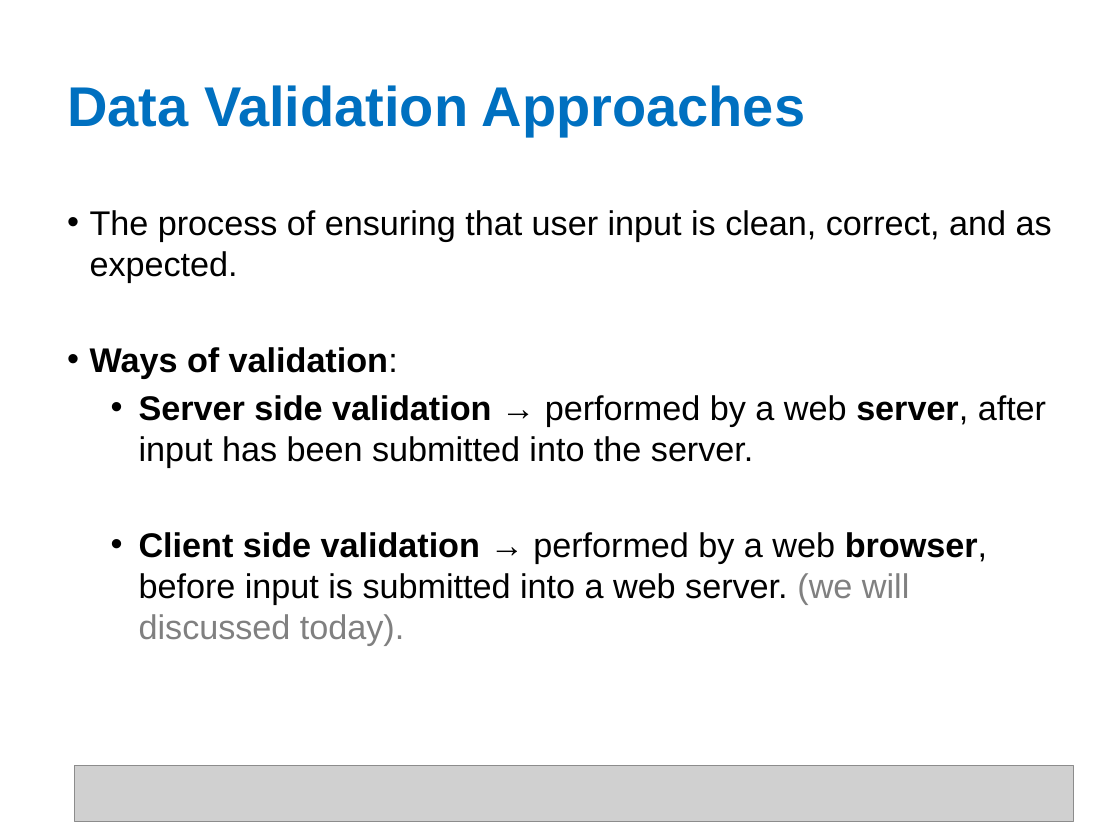
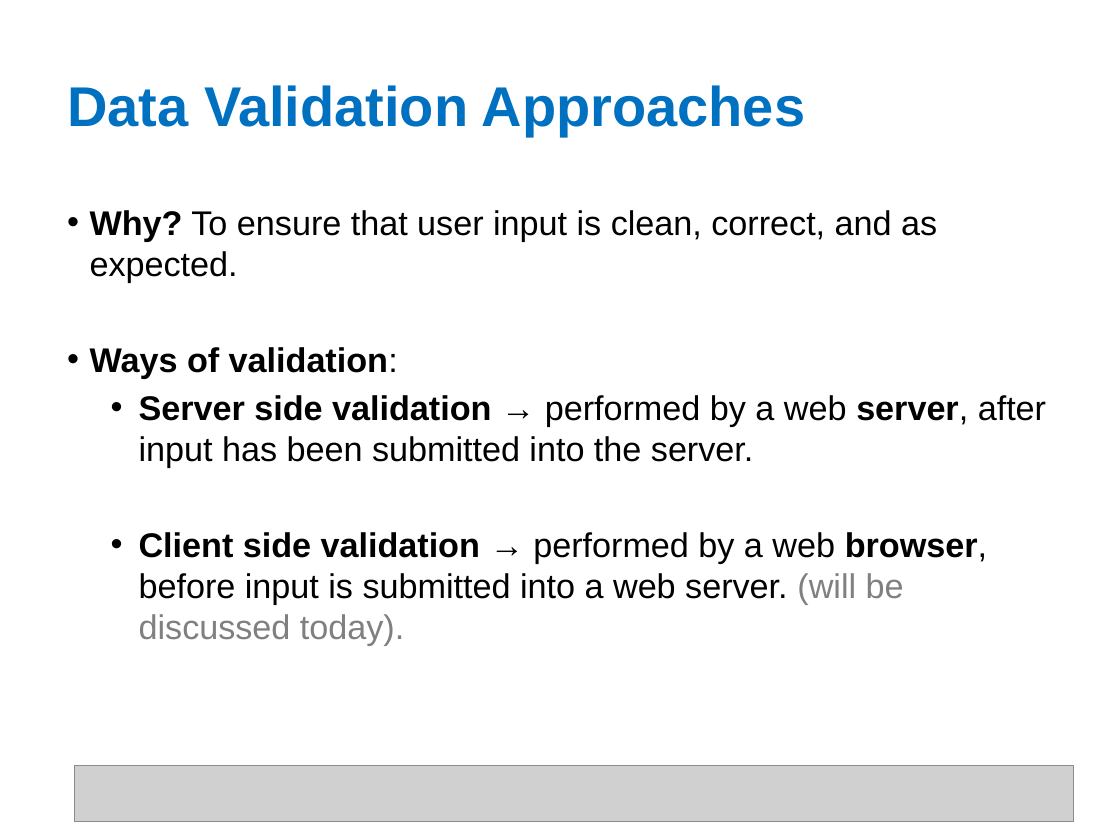
Before and after one commit to shyamTum/JavaScript, a slide deck: slide 27 of Final.pptx. Drawn at 1120x840 pixels with LibreOffice and Linux fonts; fonts in the diff are those of the drawing; grey boxes stand for pictures. Boxes give left, top, right and bottom in pixels: in the first picture for what was removed or moved away, otherwise in the second. Text is boxed around its words. In the diff, an @@ line names an element or a change of style, - is before the commit and + after.

```diff
--- a/Final.pptx
+++ b/Final.pptx
@@ text at (90,210,937,283): text changed @@
-  • The process of ensuring that user input is clean, correct, and as expected.
+  • Why? To ensure that user input is clean, correct, and as expected.
@@ text at (139,532,987,645): text changed @@
-    • Client side validation → performed by a web browser, before input is submitted into a web server. (we will discussed today).
+    • Client side validation → performed by a web browser, before input is submitted into a web server. (will be discussed today).
```
Also in this commit, not shown: 10 other slides changed, 1 slide added, 1 other file.
